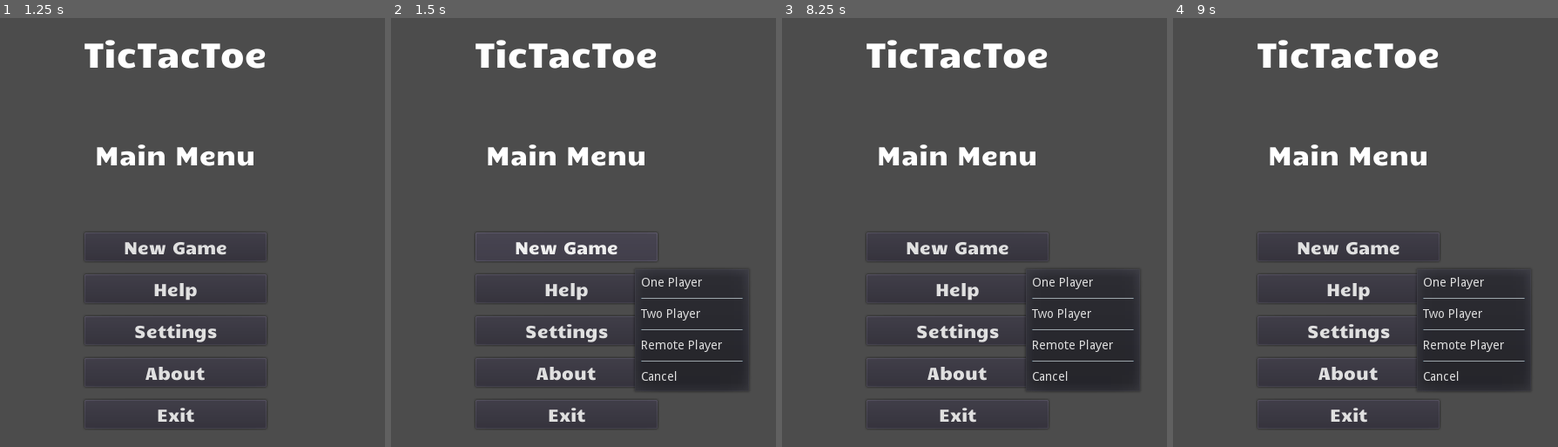
Above: before the commit, frames 1-4 (left to right).
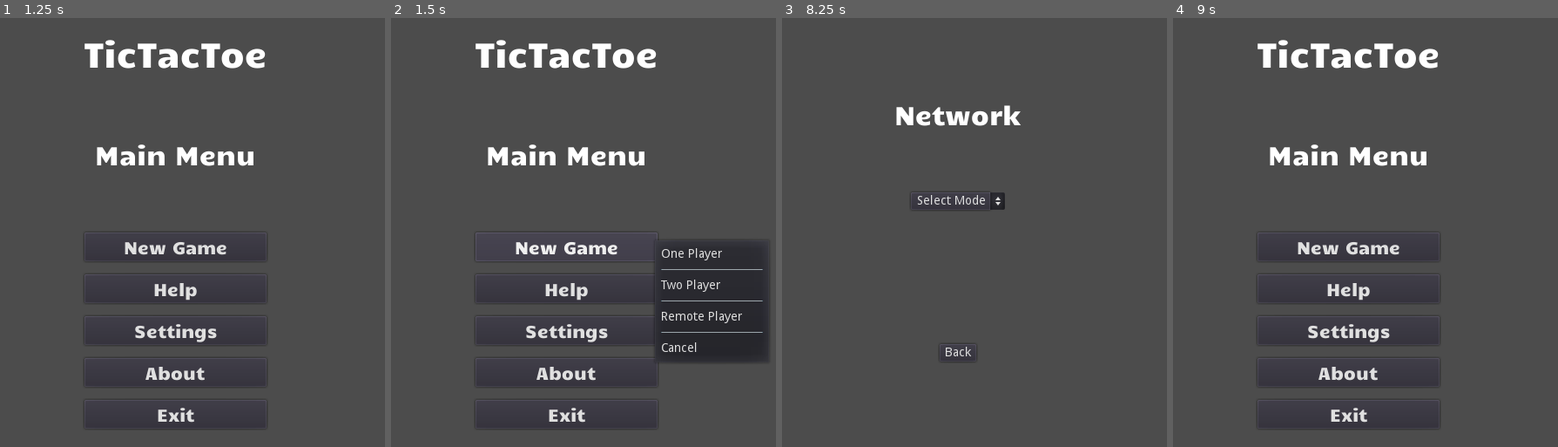
Above: after the commit, the same moments.

Repository: edd34/TicTacToe_Godot
Game: Godot game, scene res://Scenes/Splash0.tscn
The game is run twice, just before and just after one commit, with the same random seed, the same clock (stepped at 60 frames per second) and the same inputs.
Inputs (mouse positions are in pixels of both pictures, inside the frame that each line leads up to):
- Up to frame 1 (1.25 s): tap Enter at 0.5 s; move the mouse to (269, 198) at 0.52 s; hold Enter from 0.53 s (still down); click (269, 198) at 0.67 s
- Up to frame 2 (1.5 s): release Enter at 1.25 s; click "New Game" at 1.25 s
- Up to frame 3 (8.25 s): click "New Game" at 2 s; click "New Game" at 2.75 s; click "Help" at 3.5 s; click "Settings" at 4.25 s; click "About" at 5 s; tap Space at 5.75, 7.25 s; move the mouse to (874, 262) at 5.77 s; tap Enter at 5.85, 6.5, 7.35, 8 s; click (874, 262) at 5.92 s; move the mouse to (1001, 90) at 6.52 s; hold Enter 6.53-7.28 s; click (1001, 90) at 6.67 s; move the mouse to (936, 352) at 7.27 s; click (936, 352) at 7.42 s; move the mouse to (1082, 322) at 8.02 s; hold Enter from 8.03 s (still down); click (1082, 322) at 8.17 s
- Up to frame 4 (9 s): release Enter at 8.75 s; click (1350, 352) at 8.75 s, where only the run after the commit has a clickable "Back"

Frame 1 is identical in both runs. In frame 2, 5.5% of the frame differs, in the area x 63-98%, y 52-87%; in frame 3, 13%, in the area x 21-93%, y 5-96%; in frame 4, 6.9%.

Commit message:
set new position for popupmenu_newgame

Diff:
--- a/Scripts/Menu/NewGameButton.gd
+++ b/Scripts/Menu/NewGameButton.gd
@@ -5,7 +5,7 @@
 
 func show_Popup_NewGame():
 	PopupMenu_newGame.popup()
-	PopupMenu_newGame.set_position(Vector2(315,403))
+	PopupMenu_newGame.set_position(Vector2(338,370))
 	pass
 
 func _on_NewGameButton_pressed():
